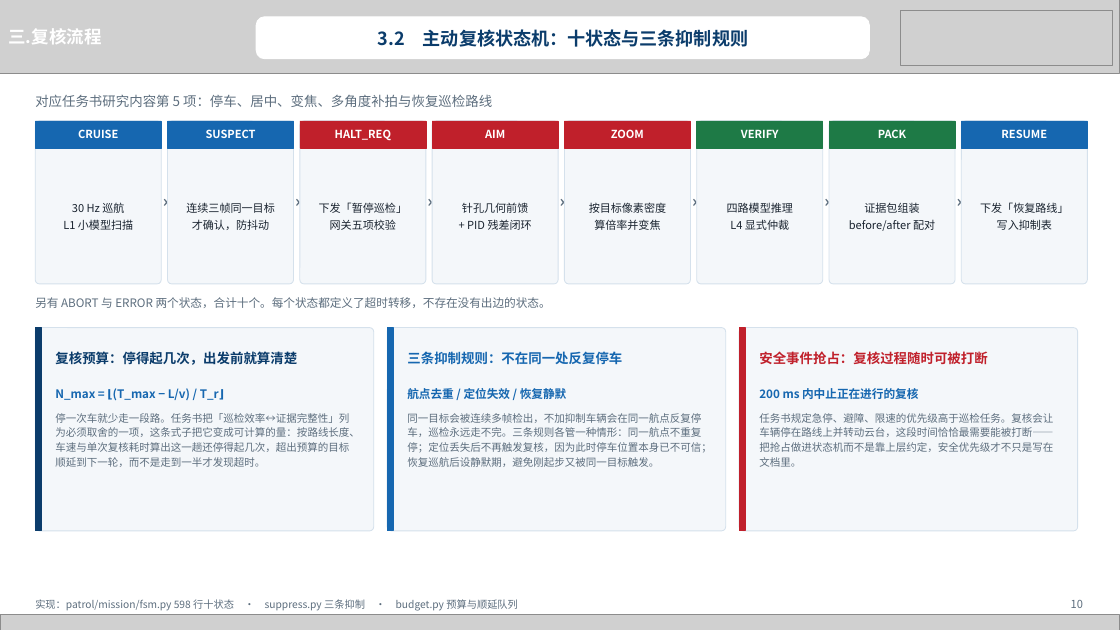
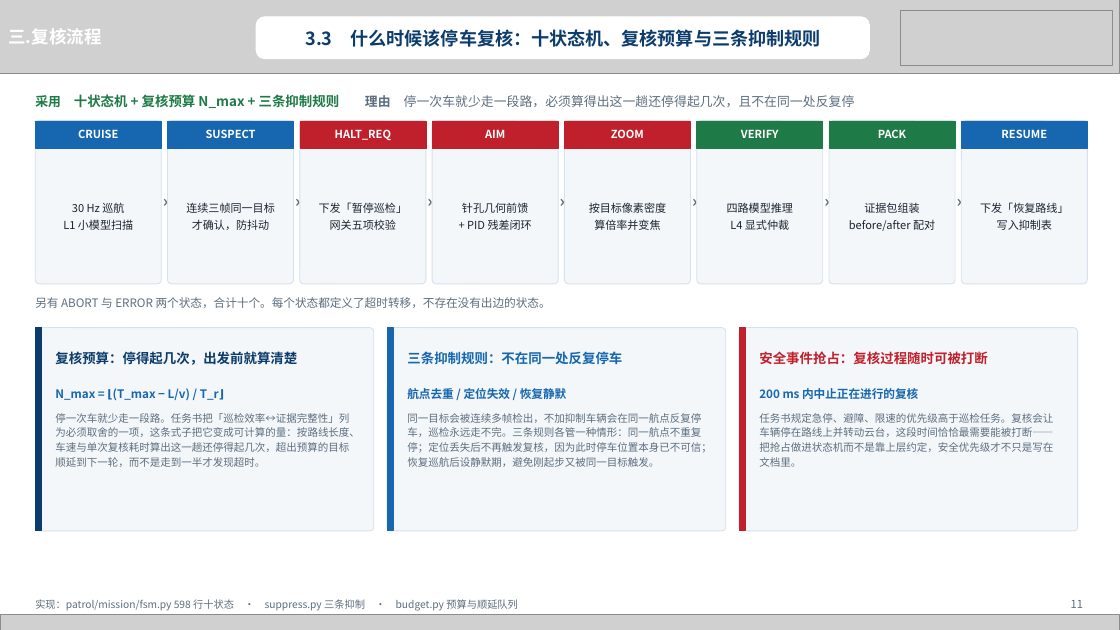
Before and after one commit to heizitalk666/2026summer, a slide deck: slide 11 of deliverables/中期答辩.pptx (slide 10 before the commit). Drawn at 1120x630 pixels with LibreOffice and Linux fonts; fonts in the diff are those of the drawing; grey boxes stand for pictures. Boxes give left, top, right and bottom in pixels: in the first picture for what was removed or moved away, otherwise in the second. Text is boxed around its words. In the diff, an @@ line names an element or a change of style, - is before the commit and + after.

```diff
--- a/deliverables/中期答辩.pptx
+++ b/deliverables/中期答辩.pptx
@@ text at (305, 29, 821, 47): text changed @@
-3.2 主动复核状态机：十状态与三条抑制规则
+3.3 什么时候该停车复核：十状态机、复核预算与三条抑制规则
@@ text at (35, 94, 855, 108): text changed; size 11.5 to 11 pt @@
-对应任务书研究内容第 5 项：停车、居中、变焦、多角度补拍与恢复巡检路线
+采用 十状态机 + 复核预算 N_max + 三条抑制规则 理由 停一次车就少走一段路，必须算得出这一趟还停得起几次，且不在同一处反复停
@@ text at (1071, 600, 1083, 608): text changed @@
-10
+11
```
Also in this commit, not shown: 17 other slides changed, 1 slide added, 4 other files.
